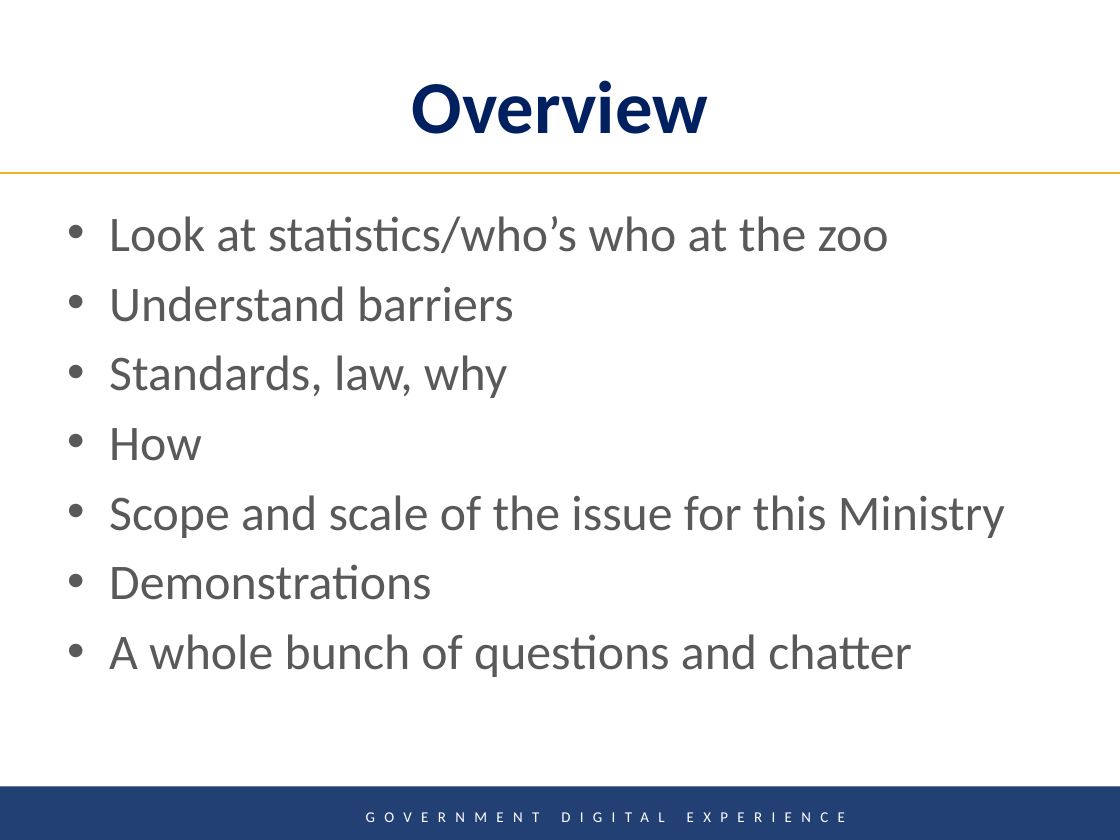
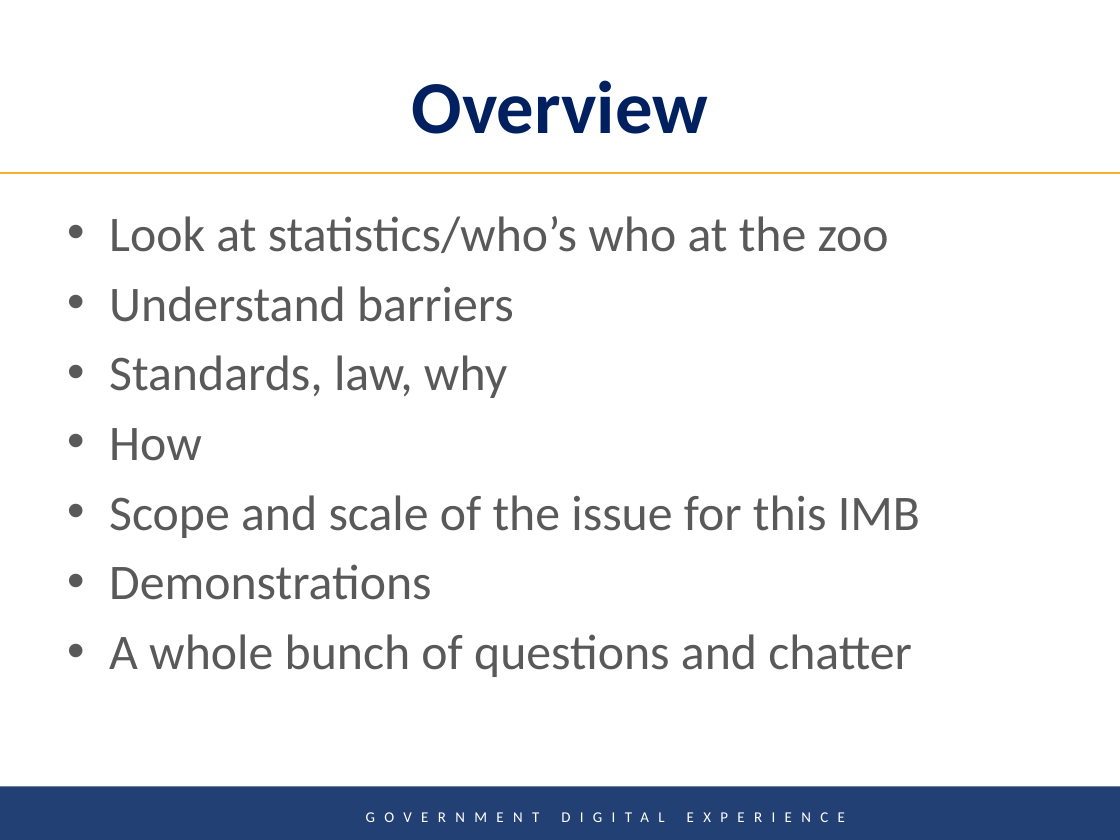
Before and after one commit to Gavin-McLeod/Accessibility-presentation, a slide deck: slide 2 of Digital Product Innovation in the Public Service-TRAN.pptx. Drawn at 1120x840 pixels with LibreOffice and Linux fonts; fonts in the diff are those of the drawing; background and template pictures are left out. Boxes give left, top, right and bottom in pixels: in the first picture for what was removed or moved away, otherwise in the second. Text is boxed around its words. In the diff, an @@ line names an element or a change of style, - is before the commit and + after.

```diff
--- a/Digital Product Innovation in the Public Service-TRAN.pptx
+++ b/Digital Product Innovation in the Public Service-TRAN.pptx
@@ text at (109, 495, 920, 538): text changed @@
-• Scope and scale of the issue for this Ministry
+• Scope and scale of the issue for this IMB
```
Also in this commit, not shown: 2 other slides changed, 4 slides added, 1 slide removed, 1 other file.
